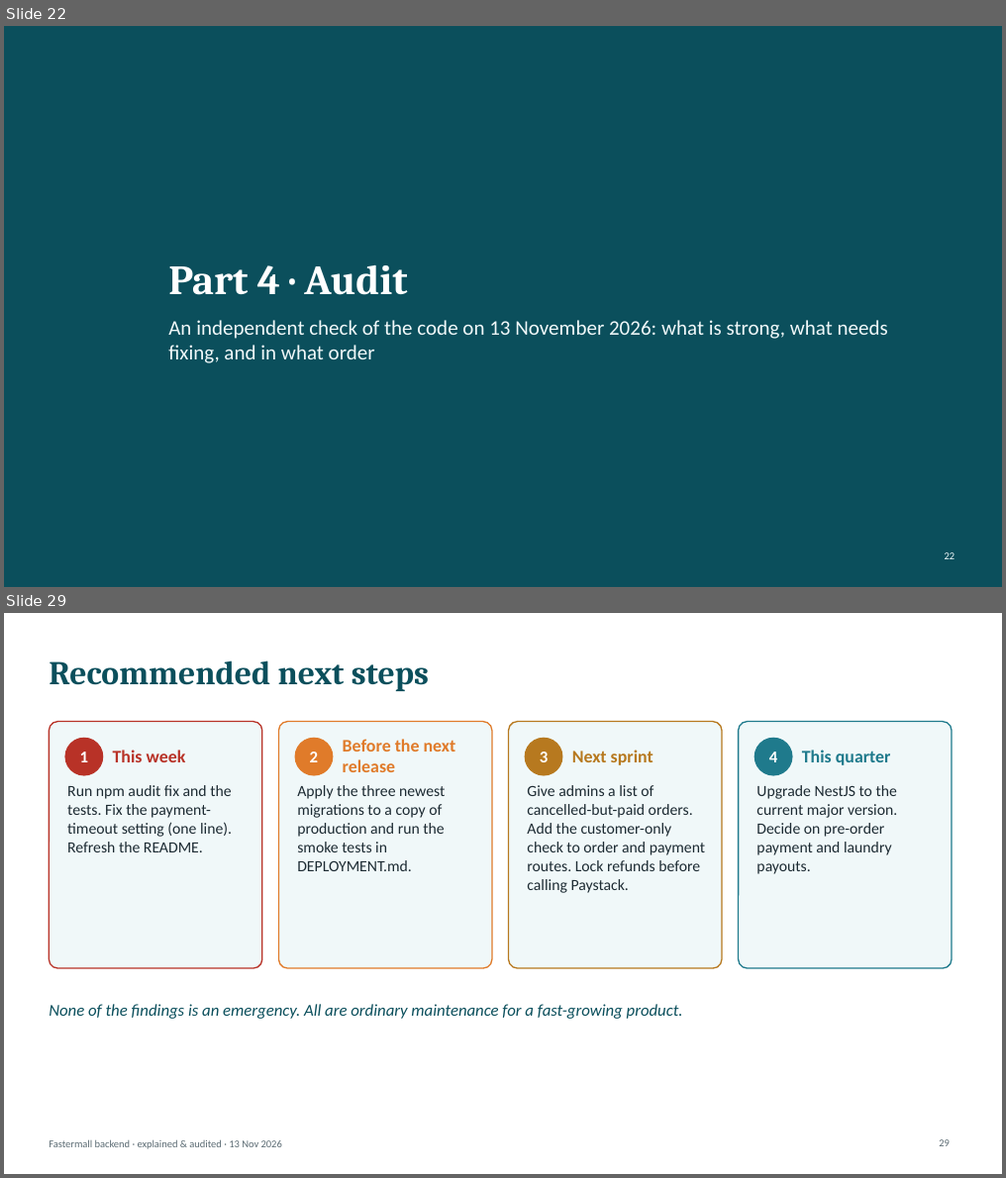
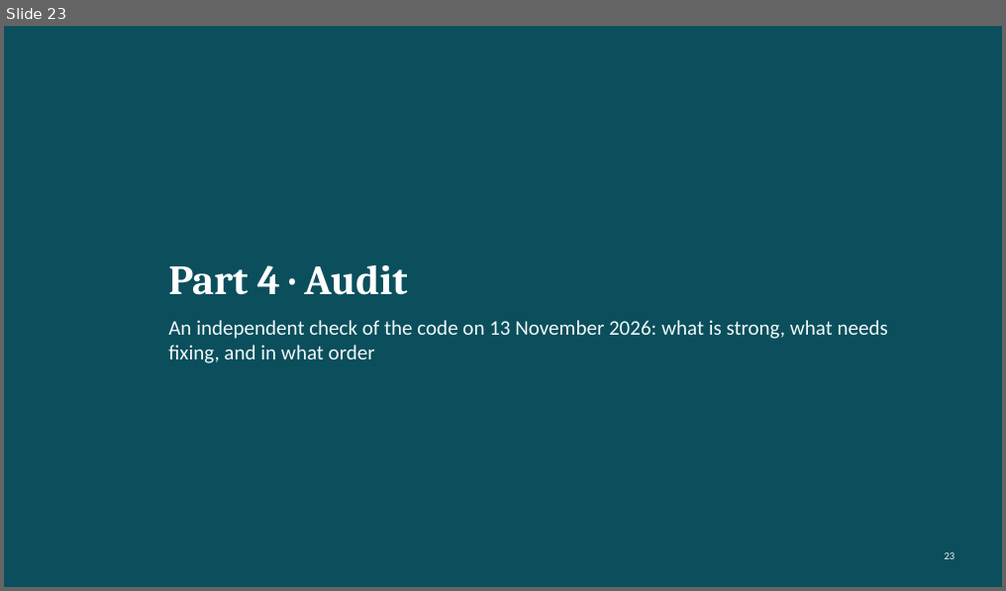
Before and after one commit to chris008123/Fastermall-Backend-, a slide deck: presentation/Fastermall_Backend_Explained.pptx. Shown one above the other, each under a label of ours: slides 22 and 29 before the commit, slide 23 after it; the slides between them are not shown. The pictures are 1006x1178 and 1006x591 pixels, drawn with LibreOffice and Linux fonts; fonts in the diff are those of the drawing. Boxes give left, top, right and bottom in pixels: in the first picture for what was removed or moved away, otherwise in the second. Text is boxed around its words. In the diff, an @@ line names an element or a change of style, - is before the commit and + after.

```diff
--- a/presentation/Fastermall_Backend_Explained.pptx
+++ b/presentation/Fastermall_Backend_Explained.pptx
@@ slide 29 removed at (x1=4, y1=613, x2=1002, y2=1174), background #FFFFFF @@
@@ title removed at (x1=49, y1=661, x2=429, y2=691) @@
-Recommended next steps
@@ rounded rectangle removed at (x1=49, y1=722, x2=262, y2=968) @@
@@ rounded rectangle removed at (x1=279, y1=722, x2=492, y2=968) @@
@@ rounded rectangle removed at (x1=509, y1=722, x2=722, y2=968) @@
@@ rounded rectangle removed at (x1=739, y1=722, x2=951, y2=968) @@
@@ ellipse removed at (x1=65, y1=738, x2=103, y2=775) @@
@@ text removed at (x1=80, y1=752, x2=88, y2=762) @@
-1
@@ text removed at (x1=113, y1=750, x2=186, y2=762) @@
-This week
@@ ellipse removed at (x1=295, y1=738, x2=333, y2=775) @@
@@ text removed at (x1=310, y1=752, x2=318, y2=762) @@
-2
@@ text removed at (x1=343, y1=739, x2=456, y2=772) @@
-Before the next release
@@ ellipse removed at (x1=525, y1=738, x2=562, y2=775) @@
@@ text removed at (x1=540, y1=752, x2=548, y2=762) @@
-3
@@ text removed at (x1=572, y1=750, x2=653, y2=765) @@
-Next sprint
@@ ellipse removed at (x1=754, y1=738, x2=792, y2=775) @@
@@ text removed at (x1=769, y1=752, x2=777, y2=762) @@
-4
@@ text removed at (x1=802, y1=750, x2=891, y2=765) @@
-This quarter
@@ text removed at (x1=67, y1=785, x2=232, y2=853) @@
-Run npm audit fix and the tests. Fix the payment-timeout setting (one line). Refresh the README.
@@ text removed at (x1=297, y1=785, x2=445, y2=871) @@
-Apply the three newest migrations to a copy of production and run the smoke tests in DEPLOYMENT.md.
@@ text removed at (x1=527, y1=785, x2=705, y2=893) @@
-Give admins a list of cancelled-but-paid orders. Add the customer-only check to order and payment routes. Lock refunds before calling Paystack.
@@ text removed at (x1=756, y1=785, x2=897, y2=874) @@
-Upgrade NestJS to the current major version. Decide on pre-order payment and laundry payouts.
@@ text removed at (x1=49, y1=1004, x2=683, y2=1019) @@
-None of the findings is an emergency. All are ordinary maintenance for a fast-growing product.
@@ text removed at (x1=49, y1=1140, x2=282, y2=1150) @@
-Fastermall backend · explained & audited · 13 Nov 2026
@@ page number removed at (x1=939, y1=1140, x2=949, y2=1147) @@
-29
@@ what was slide 22 is now slide 23 @@
```
Also in this commit, not shown: 25 slides changed, 3 slides added, 1 other slide removed, 18 other files.
